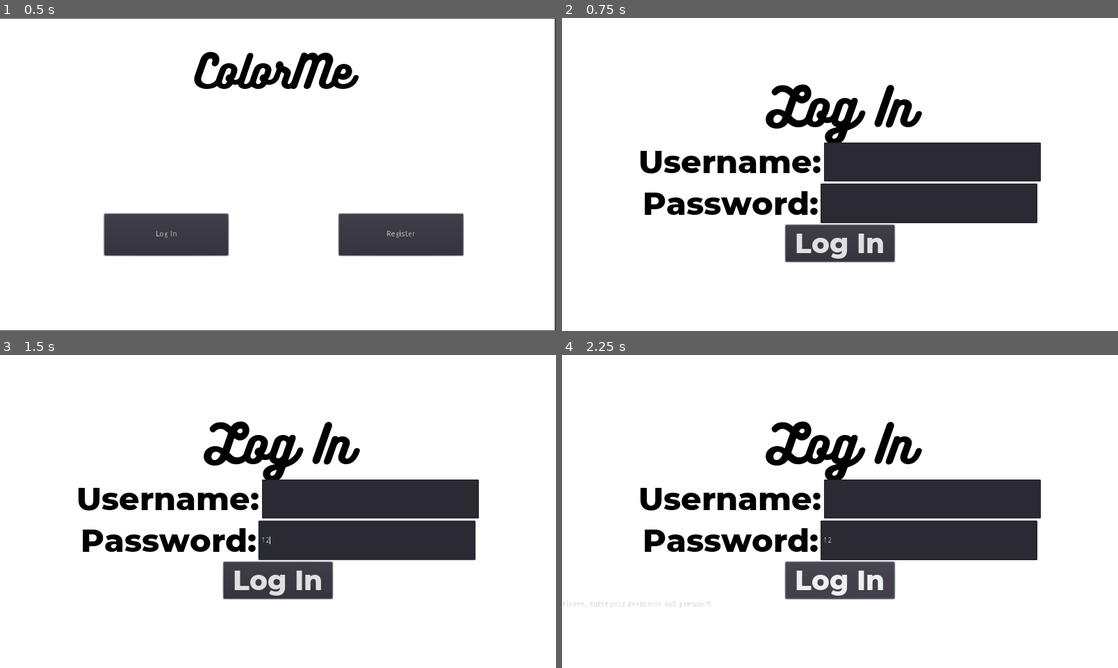
Above: before the commit, frames 1-4 (two rows, left to right).
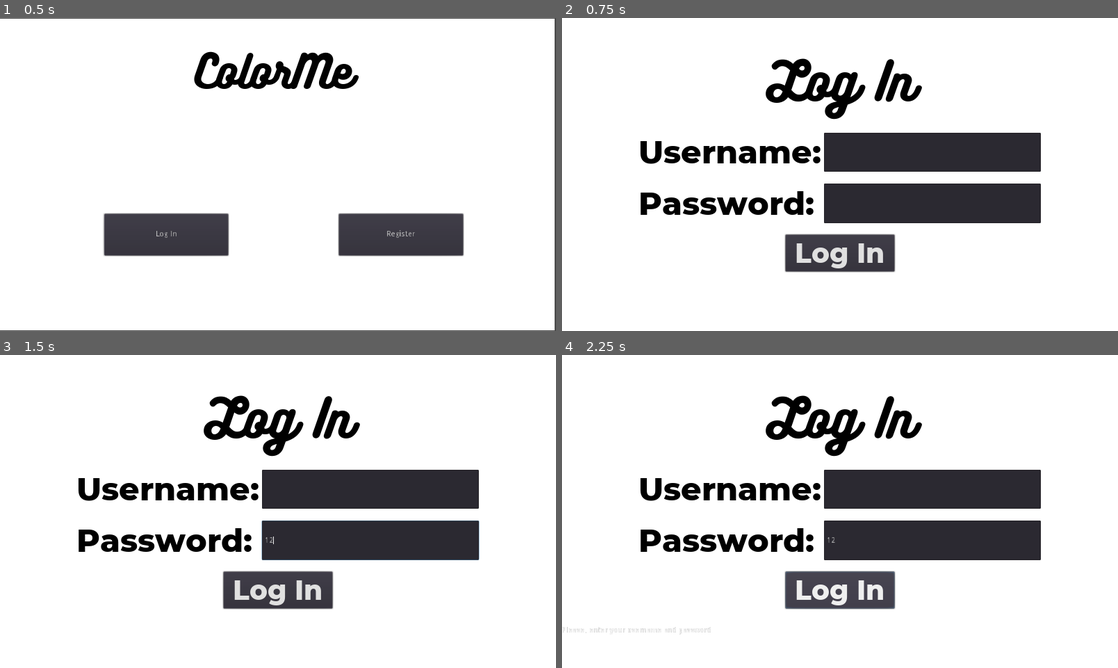
Above: after the commit, the same moments.

Repository: rlemayd/Proyecto-3-PDS
Game: Godot game, scene res://Menus/MainMenu.tscn
Two runs of this game, one before a commit and one after it. Both use one fixed random seed, a clock stepped at 60 frames per second and the inputs below.
Inputs (mouse positions are in pixels of both pictures, inside the frame that each line leads up to):
- Up to frame 1 (0.5 s): no input
- Up to frame 2 (0.75 s): click "Log In" at 0.5 s
- Up to frame 3 (1.5 s): click (366, 539) at 1.27 s; type "12" at 1.35 s
- Up to frame 4 (2.25 s): click "Log In" at 2 s

Frame 1 is identical in both runs. In frame 2, 11% of the frame differs, in the area x 14-87%, y 12-82%; in frame 3, 11%; in frame 4, 11%, in the area x 0-87%, y 12-90%.

Commit message:
second approach

Diff:
--- a/Menus/AddFriendMenu.gd
+++ b/Menus/AddFriendMenu.gd
@@ -13,8 +13,16 @@
 
 
 func _on_HTTPRequest_request_completed(result, response_code, headers, body):
+	print(result)
+	print(headers)
 	var response_body := JSON.parse(body.get_string_from_ascii())
 	if response_code != 200:
+		print(response_code)
 		notification.text = "User not found"
 	else:
+		var prof := {
+			"email": {}
+		}
+		prof.email = {"stringValue": FireBase.profile.email}
+		FireBase.save_document("friendRequests?documentId=%s" % email.text, prof, http)
 		notification.text = "Friend request sent!"
--- a/Menus/LogInMenu.tscn
+++ b/Menus/LogInMenu.tscn
@@ -38,24 +38,26 @@
 [node name="VBoxContainer" type="VBoxContainer" parent="."]
 margin_right = 1024.0
 margin_bottom = 576.0
+custom_constants/separation = 34
 alignment = 1
 __meta__ = {
 "_edit_use_anchors_": false
 }
 
 [node name="Label" type="Label" parent="VBoxContainer"]
-margin_top = 106.0
+margin_top = 58.0
 margin_right = 1024.0
-margin_bottom = 222.0
+margin_bottom = 174.0
 custom_fonts/font = SubResource( 1 )
 custom_colors/font_color = Color( 0, 0, 0, 1 )
 text = "Log In"
 align = 1
 
 [node name="VBoxContainer2" type="VBoxContainer" parent="VBoxContainer"]
-margin_top = 226.0
+margin_top = 208.0
 margin_right = 1024.0
-margin_bottom = 452.0
+margin_bottom = 470.0
+custom_constants/separation = 22
 
 [node name="UsernameContainer" type="HBoxContainer" parent="VBoxContainer/VBoxContainer2"]
 margin_right = 1024.0
@@ -77,40 +79,41 @@
 rect_min_size = Vector2( 400, 0 )
 
 [node name="PasswordContainer" type="HBoxContainer" parent="VBoxContainer/VBoxContainer2"]
-margin_top = 79.0
+margin_top = 97.0
 margin_right = 1024.0
-margin_bottom = 154.0
+margin_bottom = 172.0
+custom_constants/separation = 17
 alignment = 1
 
 [node name="Label" type="Label" parent="VBoxContainer/VBoxContainer2/PasswordContainer"]
-margin_left = 144.0
-margin_right = 475.0
+margin_left = 138.0
+margin_right = 469.0
 margin_bottom = 75.0
 custom_fonts/font = SubResource( 3 )
 custom_colors/font_color = Color( 0, 0, 0, 1 )
 text = "Password:"
 
 [node name="LineEdit" type="LineEdit" parent="VBoxContainer/VBoxContainer2/PasswordContainer"]
-margin_left = 479.0
-margin_right = 879.0
+margin_left = 486.0
+margin_right = 886.0
 margin_bottom = 75.0
 rect_min_size = Vector2( 400, 0 )
 expand_to_text_length = true
 
 [node name="LogInButton" type="Button" parent="VBoxContainer/VBoxContainer2"]
 margin_left = 412.0
-margin_top = 158.0
+margin_top = 194.0
 margin_right = 612.0
-margin_bottom = 226.0
+margin_bottom = 262.0
 rect_min_size = Vector2( 200, 0 )
 size_flags_horizontal = 4
 custom_fonts/font = SubResource( 4 )
 text = "Log In"
 
 [node name="notification" type="Label" parent="VBoxContainer"]
-margin_top = 456.0
+margin_top = 504.0
 margin_right = 1024.0
-margin_bottom = 470.0
+margin_bottom = 518.0
 
 [node name="HTTPRequest" type="HTTPRequest" parent="."]
 [connection signal="pressed" from="VBoxContainer/VBoxContainer2/LogInButton" to="." method="_on_LogInButton_pressed"]
--- a/Menus/LoggedMainMenu.gd
+++ b/Menus/LoggedMainMenu.gd
@@ -4,3 +4,7 @@
 
 func _on_Button_pressed():
 	get_tree().change_scene("res://Menus/AddFriendMenu.tscn")
+
+
+func _on_Notifications_pressed():
+	pass # Replace with function body.
--- a/Menus/LoggedMainMenu.tscn
+++ b/Menus/LoggedMainMenu.tscn
@@ -47,4 +47,15 @@
 __meta__ = {
 "_edit_use_anchors_": false
 }
+
+[node name="Notifications" type="Button" parent="UI"]
+margin_left = 768.0
+margin_top = 24.0
+margin_right = 849.0
+margin_bottom = 88.0
+text = "Notifications"
+__meta__ = {
+"_edit_use_anchors_": false
+}
 [connection signal="pressed" from="UI/Button" to="." method="_on_Button_pressed"]
+[connection signal="pressed" from="UI/Notifications" to="." method="_on_Notifications_pressed"]
--- /dev/null
+++ b/Menus/NotificationsMenu.tscn
@@ -0,0 +1,69 @@
+[gd_scene load_steps=6 format=2]
+
+[ext_resource path="res://Fonts/Bukhari Script.ttf" type="DynamicFontData" id=1]
+[ext_resource path="res://Menus/RecyclerView/ScrollBox.tscn" type="PackedScene" id=2]
+[ext_resource path="res://Fonts/Montserrat-ExtraBold.ttf" type="DynamicFontData" id=3]
+
+[sub_resource type="DynamicFont" id=1]
+size = 80
+font_data = ExtResource( 1 )
+
+[sub_resource type="DynamicFont" id=2]
+size = 30
+font_data = ExtResource( 3 )
+
+[node name="NotificationsMenu" type="Control"]
+__meta__ = {
+"_edit_use_anchors_": false
+}
+
+[node name="Background" type="ColorRect" parent="."]
+margin_top = 1.12247
+margin_right = 1022.0
+margin_bottom = 575.122
+__meta__ = {
+"_edit_use_anchors_": false
+}
+
+[node name="UI" type="Control" parent="."]
+__meta__ = {
+"_edit_use_anchors_": false
+}
+
+[node name="VBoxContainer" type="VBoxContainer" parent="UI"]
+margin_right = 1022.0
+margin_bottom = 576.0
+custom_constants/separation = 100
+__meta__ = {
+"_edit_use_anchors_": false
+}
+
+[node name="Title" type="Label" parent="UI/VBoxContainer"]
+margin_right = 1022.0
+margin_bottom = 103.0
+custom_fonts/font = SubResource( 1 )
+custom_colors/font_color = Color( 0.00784314, 0.00784314, 0.00784314, 1 )
+text = "ColorMe"
+align = 1
+__meta__ = {
+"_edit_use_anchors_": false
+}
+
+[node name="Panel" parent="UI/VBoxContainer" instance=ExtResource( 2 )]
+anchor_right = 0.0
+anchor_bottom = 0.0
+margin_top = 203.0
+margin_right = 1022.0
+margin_bottom = 203.0
+
+[node name="notification" type="Label" parent="UI"]
+margin_top = 486.0
+margin_right = 1022.0
+margin_bottom = 500.0
+custom_fonts/font = SubResource( 2 )
+custom_colors/font_color = Color( 0, 0, 0, 1 )
+__meta__ = {
+"_edit_use_anchors_": false
+}
+
+[node name="HTTPRequest" type="HTTPRequest" parent="."]
--- /dev/null
+++ b/Menus/RecyclerView/ListItem.tscn
@@ -0,0 +1,47 @@
+[gd_scene load_steps=3 format=2]
+
+[ext_resource path="res://Fonts/Montserrat-ExtraBold.ttf" type="DynamicFontData" id=1]
+
+[sub_resource type="DynamicFont" id=1]
+size = 24
+font_data = ExtResource( 1 )
+
+[node name="ListItem" type="Panel"]
+anchor_right = 1.0
+anchor_bottom = 1.0
+margin_right = -208.0
+margin_bottom = -512.0
+__meta__ = {
+"_edit_use_anchors_": false
+}
+
+[node name="NameFriendReqLabel" type="Label" parent="."]
+margin_left = 32.0
+margin_top = 16.0
+margin_right = 120.0
+margin_bottom = 47.0
+custom_fonts/font = SubResource( 1 )
+text = "Holaaa"
+__meta__ = {
+"_edit_use_anchors_": false
+}
+
+[node name="AceptarButton" type="Button" parent="."]
+margin_left = 528.0
+margin_top = 9.0
+margin_right = 608.0
+margin_bottom = 55.0
+text = "Aceptar"
+__meta__ = {
+"_edit_use_anchors_": false
+}
+
+[node name="RechazarButton" type="Button" parent="."]
+margin_left = 680.0
+margin_top = 9.0
+margin_right = 768.0
+margin_bottom = 55.0
+text = "Rechazar"
+__meta__ = {
+"_edit_use_anchors_": false
+}
--- /dev/null
+++ b/Menus/RecyclerView/ScrollBox.tscn
@@ -0,0 +1,17 @@
+[gd_scene load_steps=2 format=2]
+
+[ext_resource path="res://Panel.gd" type="Script" id=1]
+
+[node name="Panel" type="Panel"]
+anchor_right = 1.0
+anchor_bottom = 1.0
+script = ExtResource( 1 )
+__meta__ = {
+"_edit_use_anchors_": false
+}
+
+[node name="ScrollContainer" type="ScrollContainer" parent="."]
+margin_right = 12.0
+margin_bottom = 12.0
+
+[node name="VBoxContainer" type="VBoxContainer" parent="ScrollContainer"]
--- /dev/null
+++ b/Panel.gd
@@ -0,0 +1,12 @@
+extends Panel
+
+const LIST_ITEM := preload("res://Menus/RecyclerView/ListItem.tscn")
+
+var listIndex := 0
+
+func addItem(value):
+	var item = LIST_ITEM.instance()
+	listIndex += 1
+	item.get_node("NameFriendReqLabel").text = value
+
+	$ScrollContainer/VBoxContainer.add_child(item)
--- a/Static/FireBase.gd
+++ b/Static/FireBase.gd
@@ -46,10 +46,12 @@
 	http.request(LOGIN_URL, [], false, HTTPClient.METHOD_POST, to_json(body))
 	var result := yield(http, "request_completed") as Array
 	if result[1] == 200:
+		profile.email = email
 		user_info = _get_user_info(result)
 
 
 func save_document(path: String, fields: Dictionary, http: HTTPRequest) -> void:
+	print("HOLAAAA")
 	var document := { "fields": fields }
 	var body := to_json(document)
 	var url := FIRESTORE_URL + path
